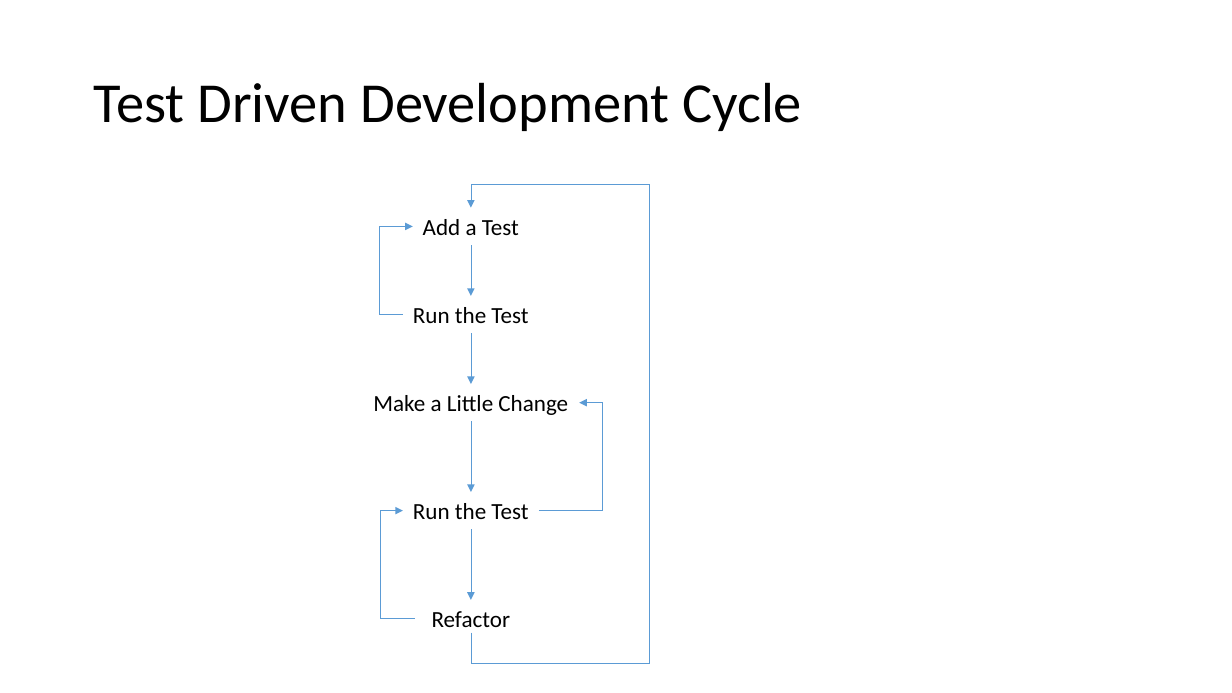
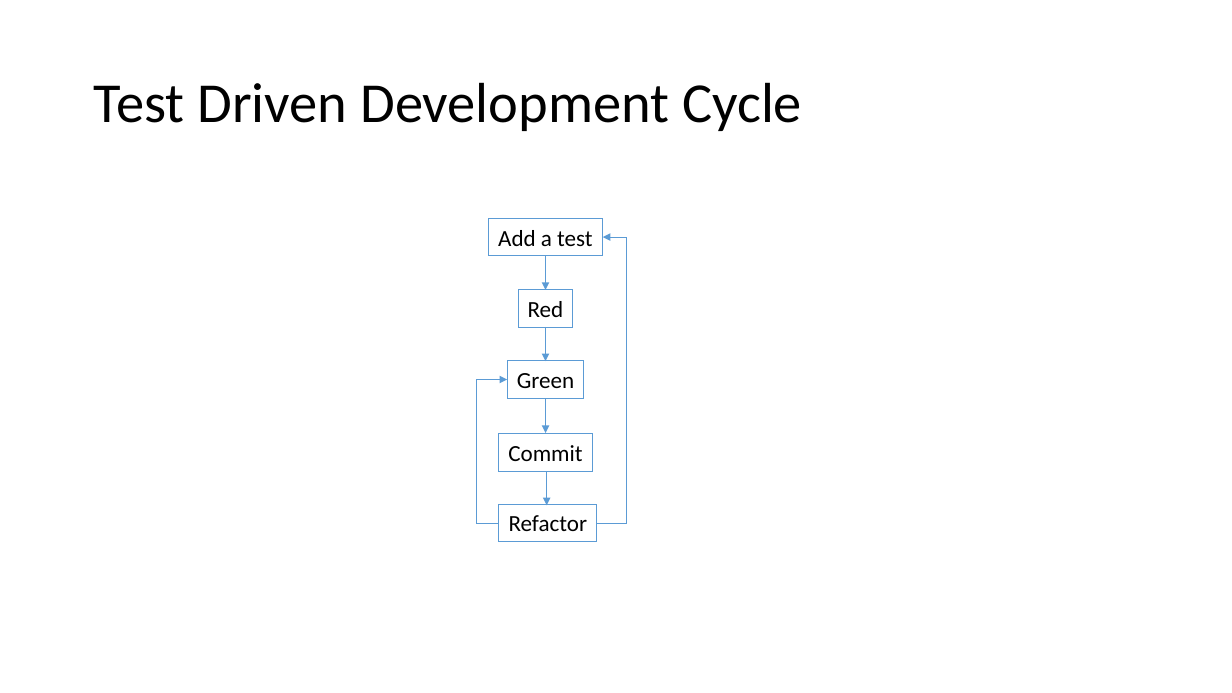
Before and after one commit to LlanddewiLovesYou/TDD_Darts, a slide deck: slide 5 of curriculum.pptx (slide 3 before the commit). Drawn at 1232x693 pixels with LibreOffice and Linux fonts; fonts in the diff are those of the drawing. Boxes give left, top, right and bottom in pixels: in the first picture for what was removed or moved away, otherwise in the second. Text is boxed around its words. In the diff, an @@ line names an element or a change of style, - is before the commit and + after.

```diff
--- a/curriculum.pptx
+++ b/curriculum.pptx
@@ elbow arrow removed from (403, 314) to (413, 226) @@
@@ rectangle "Add a test": place and size @@
-rectangle "Add a test" at bbox=[423, 219, 519, 235]
+rectangle "Add a test" at bbox=[489, 218, 604, 255]
@@ rectangle "Add a test" at bbox=[489, 218, 604, 255]: outline none to #5B9BD5 0.75 pt @@
@@ text in rectangle at bbox=[498, 230, 592, 246]: text changed @@
-Add a Test
+Add a test
@@ elbow arrow moved from (471, 633) - (471, 208) to (597, 523) - (603, 238) @@
@@ arrow moved from (471, 245) - (471, 296) to (545, 256) - (545, 290) @@
@@ rectangle added at bbox=[518, 290, 573, 327], outline #5B9BD5 0.75 pt, 18 pt, text #000000 @@
+Red
@@ text removed at bbox=[413, 307, 528, 323] @@
-Run the Test
@@ arrow moved from (471, 334) - (471, 384) to (545, 327) - (545, 361) @@
@@ elbow arrow moved from (539, 511) - (579, 403) to (499, 523) - (507, 380) @@
@@ rectangle added at bbox=[507, 361, 584, 398], outline #5B9BD5 0.75 pt, 18 pt, text #000000 @@
+Green
@@ text removed at bbox=[373, 395, 568, 415] @@
-Make a Little Change
@@ arrow added from (545, 399) to (545, 433), #5B9BD5 0.5 pt @@
@@ rectangle added at bbox=[499, 434, 593, 471], outline #5B9BD5 0.75 pt, 18 pt, text #000000 @@
+Commit
@@ arrow moved from (471, 421) - (471, 492) to (547, 471) - (547, 506) @@
@@ text removed at bbox=[413, 503, 528, 519] @@
-Run the Test
@@ rectangle "Refactor" at bbox=[499, 505, 597, 542]: outline none to #5B9BD5 0.75 pt @@
@@ rectangle "Refactor": place and size @@
-rectangle "Refactor" at bbox=[432, 611, 511, 634]
+rectangle "Refactor" at bbox=[499, 505, 597, 542]
@@ elbow arrow removed from (415, 618) to (403, 511) @@
@@ arrow removed from (471, 530) to (471, 600) @@
```
Also in this commit, not shown: 3 other slides changed, 14 slides added, 4 slides removed.
